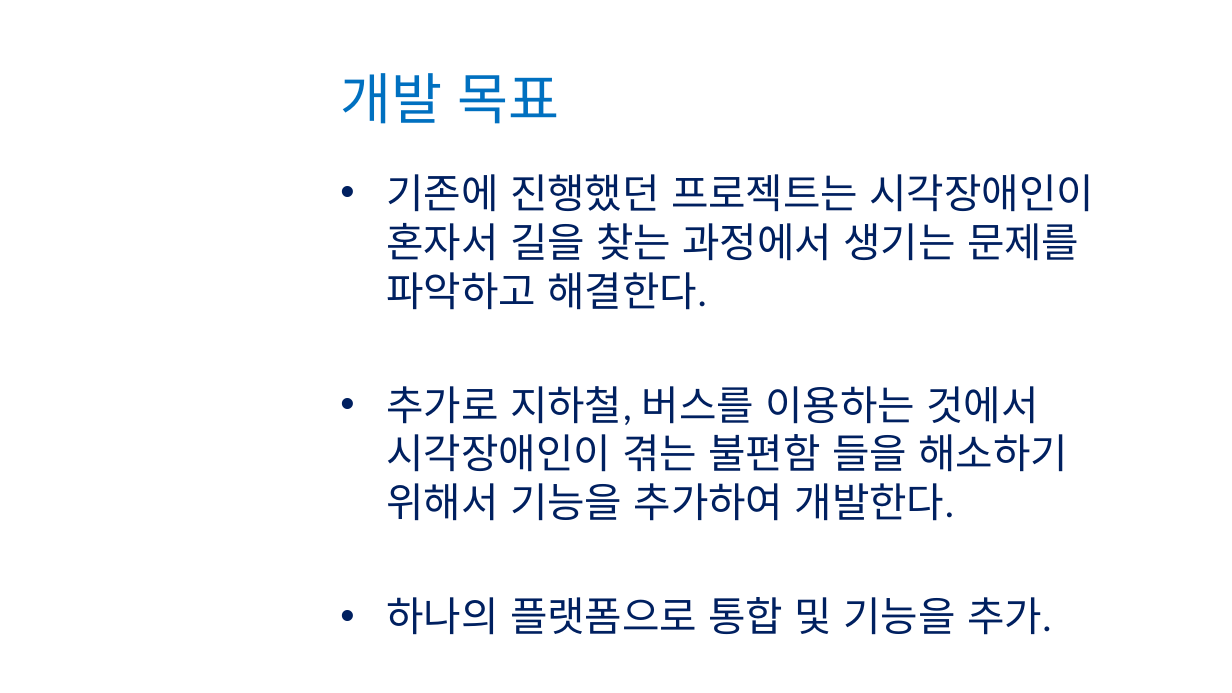
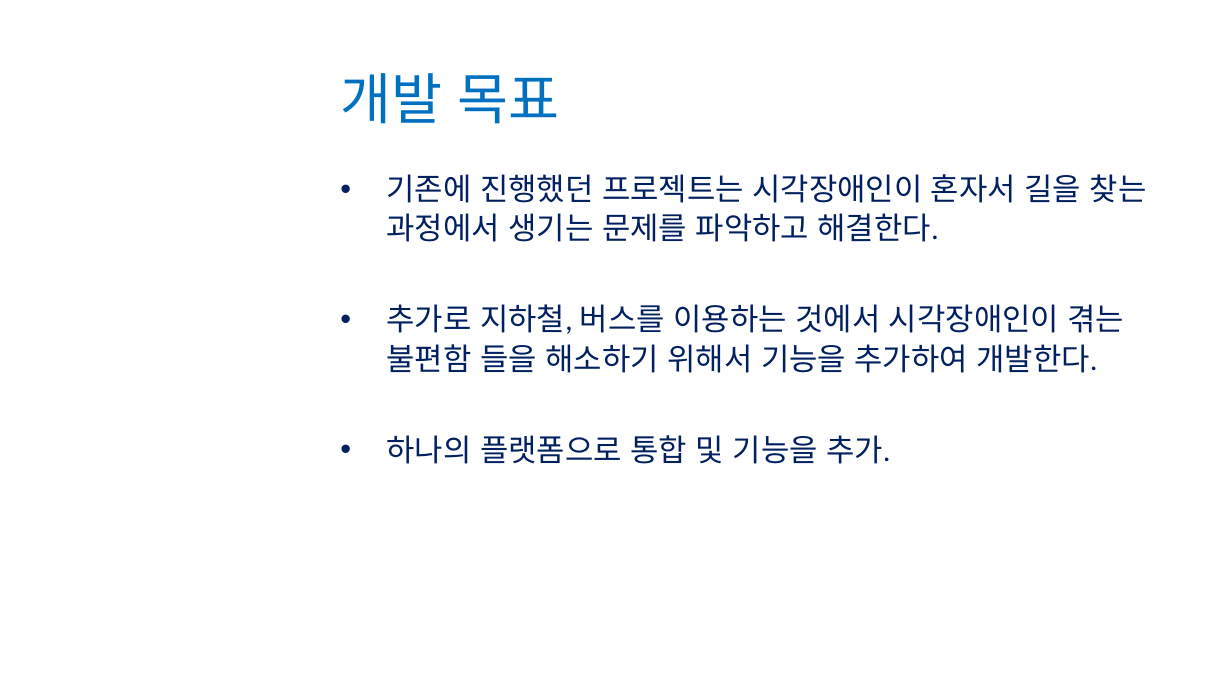
Before and after one commit to YJcheon/BeyeVer2.0, a slide deck: slide 5 of Documents/6조 2주차 발표 자료.pptx. Drawn at 1232x693 pixels with LibreOffice and Linux fonts; fonts in the diff are those of the drawing; background and template pictures are left out. Boxes give left, top, right and bottom in pixels: in the first picture for what was removed or moved away, otherwise in the second. Text is boxed around its words. In the diff, an @@ line names an element or a change of style, - is before the commit and + after.

```diff
--- a/Documents/6조 2주차 발표 자료.pptx
+++ b/Documents/6조 2주차 발표 자료.pptx
@@ text "기존에 진행했던 프로젝트는 시각장애인이 혼자서 ..." at (x1=386, y1=174, x2=1147, y2=464): size 23.8 to 18 pt; line spacing 1 to 23pt; less space between paragraphs @@
```
Also in this commit, not shown: 3 other slides changed, 1 slide added.
